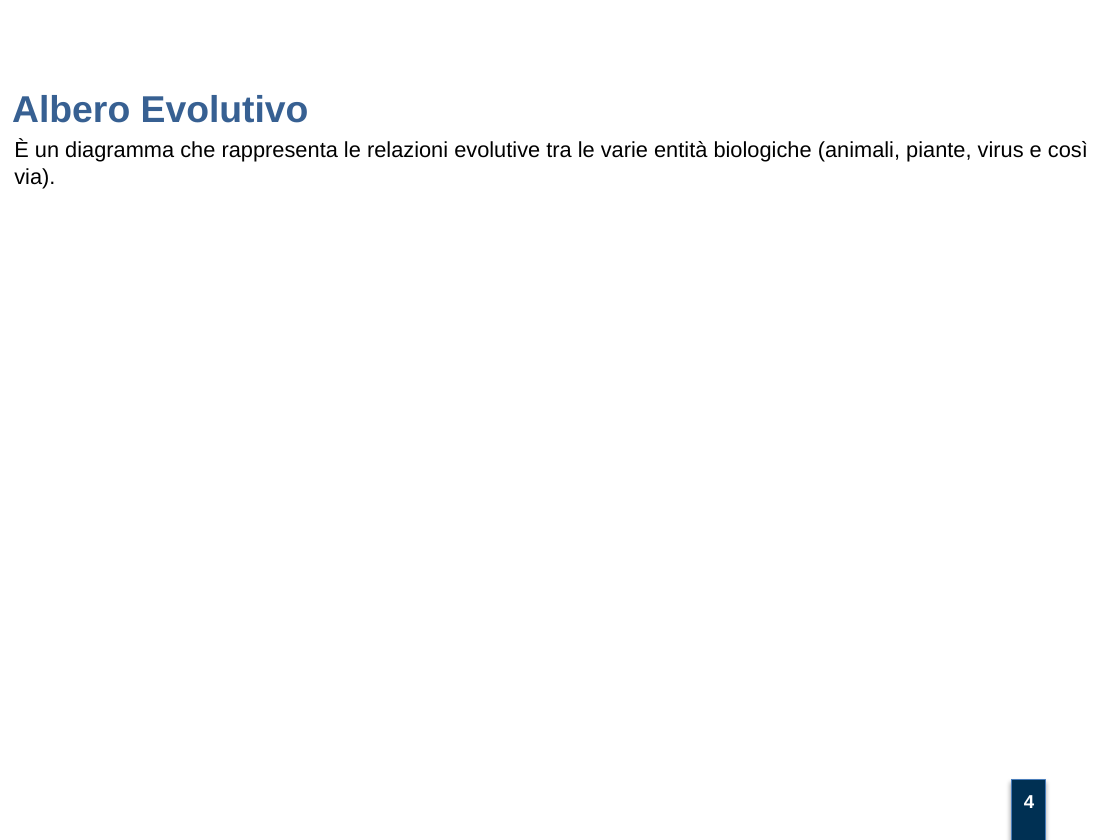
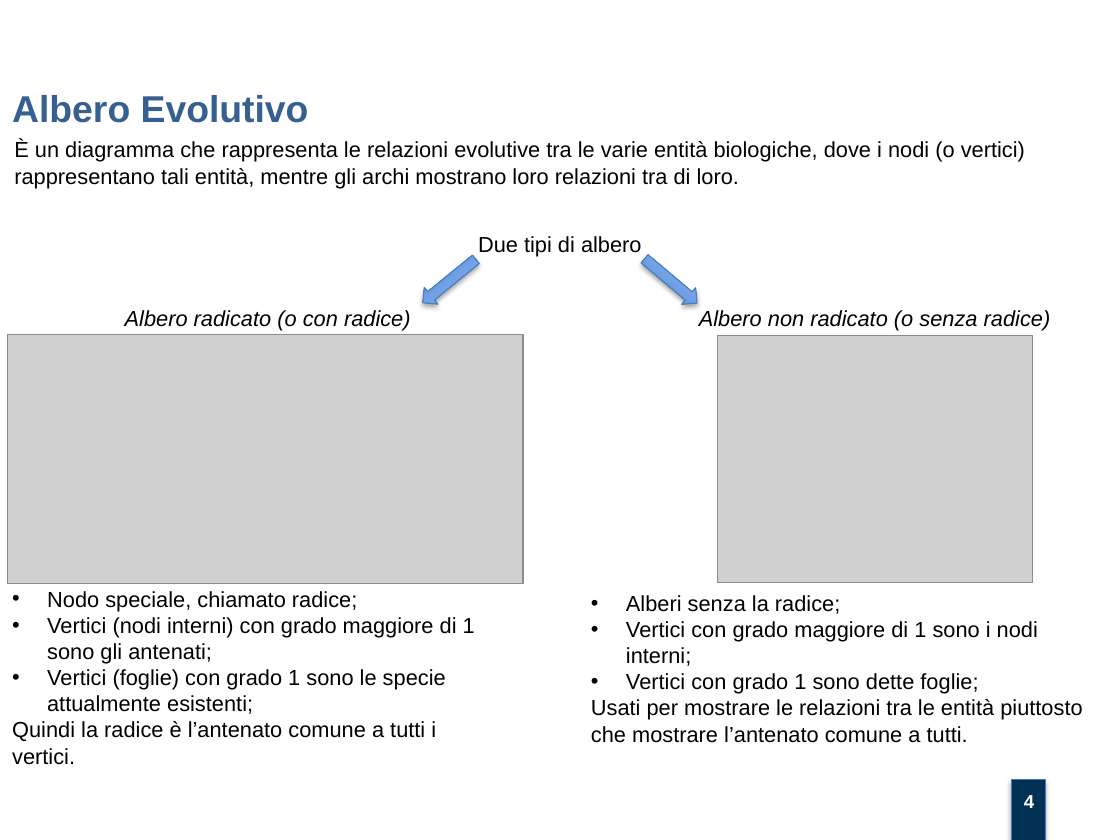
Before and after one commit to mtortoli/Thesis, a slide deck: slide 4 of Discussione Laurea/Slides.pptx. Drawn at 1120x840 pixels with LibreOffice and Linux fonts; fonts in the diff are those of the drawing; grey boxes stand for pictures; background and template pictures are left out. Boxes give left, top, right and bottom in pixels: in the first picture for what was removed or moved away, otherwise in the second. Text is boxed around its words. In the diff, an @@ line names an element or a change of style, - is before the commit and + after.

Commit message:
finished slide alberi evolutivi

```diff
--- a/Discussione Laurea/Slides.pptx
+++ b/Discussione Laurea/Slides.pptx
@@ text at (14, 140, 1025, 188): text changed @@
-È un diagramma che rappresenta le relazioni evolutive tra le varie entità biologiche (animali, piante, virus e così via).
+È un diagramma che rappresenta le relazioni evolutive tra le varie entità biologiche, dove i nodi (o vertici) rappresentano tali entità, mentre gli archi mostrano loro relazioni tra di loro.
@@ text added at (478, 236, 642, 257), 14 pt, text #000000 @@
+Due tipi di albero
@@ right arrow added at (416, 251, 483, 310), fill gradient #3F80CE to #A4C4FF, outline #4B7EBC 0.75 pt @@
@@ right arrow added at (637, 250, 703, 311), fill gradient #3F80CE to #A4C4FF, outline #4B7EBC 0.75 pt @@
@@ text added at (125, 310, 411, 331), 14 pt, text #000000, italic @@
+Albero radicato (o con radice)
@@ text added at (699, 310, 1051, 331), 14 pt, text #000000, italic @@
+Albero non radicato (o senza radice)
@@ picture added at (8, 335, 523, 584) @@
@@ picture added at (717, 336, 1032, 582) @@
@@ text added at (12, 591, 475, 741), 14 pt, text #000000 @@
+• Nodo speciale, chiamato radice;
+• Vertici (nodi interni) con grado maggiore di 1 sono gli antenati;
+• Vertici (foglie) con grado 1 sono le specie attualmente esistenti;
+Quindi la radice è l’antenato comune a tutti i vertici.
@@ text added at (591, 595, 1082, 743), 14 pt, text #000000 @@
+• Alberi senza la radice;
+• Vertici con grado maggiore di 1 sono i nodi interni;
+• Vertici con grado 1 sono dette foglie;
+Usati per mostrare le relazioni tra le entità piuttosto che mostrare l’antenato comune a tutti.
```
Also in this commit, not shown: 1 other slide changed, 1 other file.
